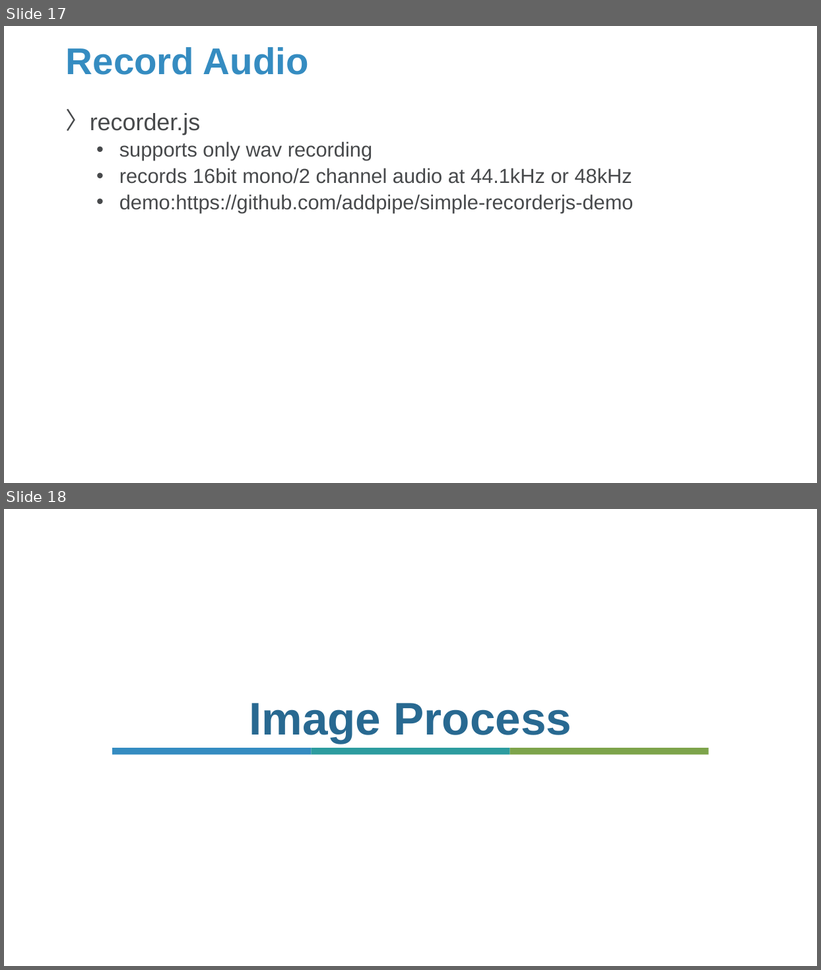
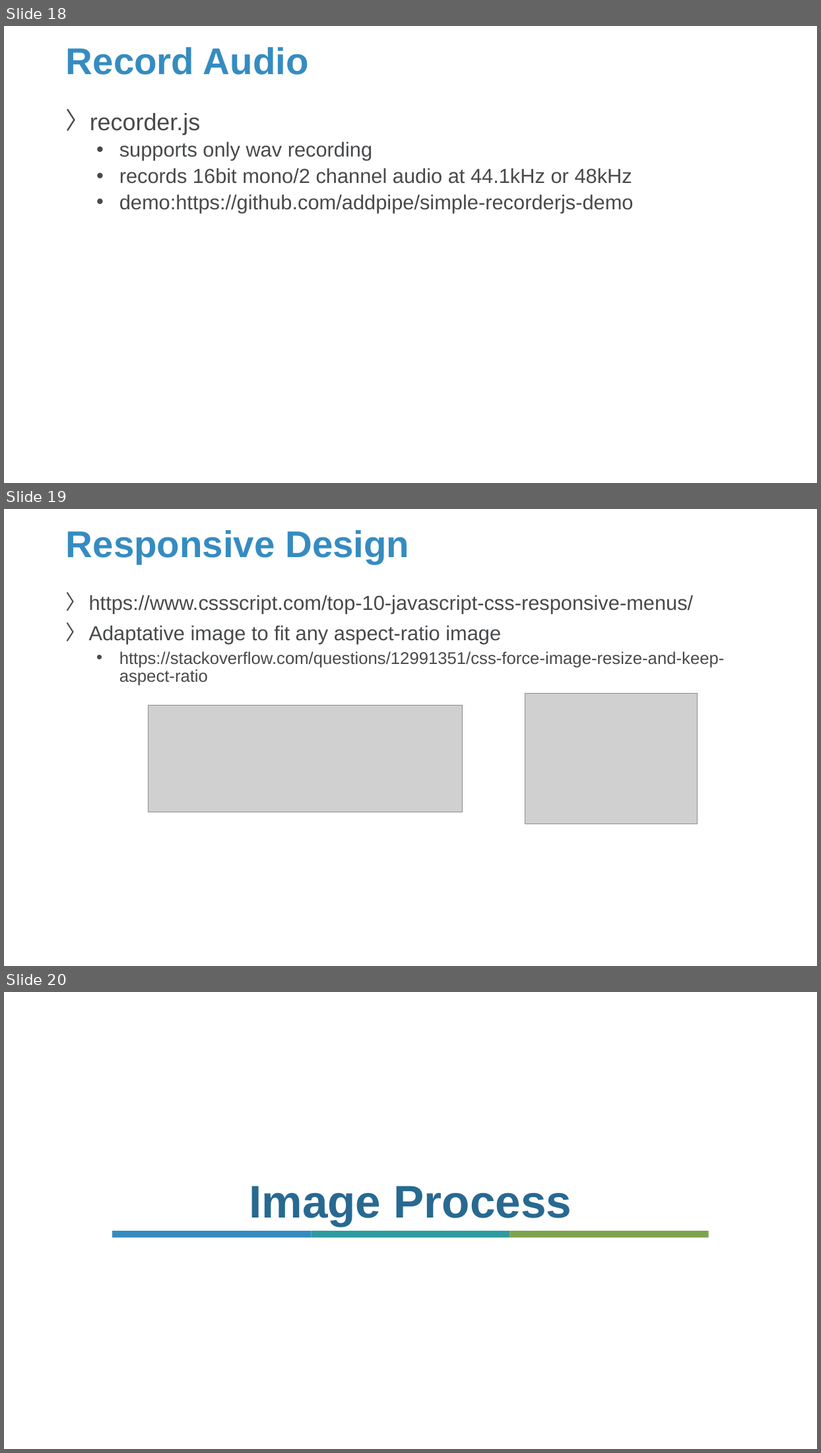
Before and after one commit to Sparks-Lu/TechNotes, a slide deck: Web/JavaScript-Notes.pptx. Shown one above the other, each under a label of ours: slides 17 and 18 before the commit, slides 18, 19 and 20 after it. The pictures are 821x970 and 821x1453 pixels, drawn with LibreOffice and Linux fonts; fonts in the diff are those of the drawing; grey boxes stand for pictures; background and template pictures are left out. Boxes give left, top, right and bottom in pixels: in the first picture for what was removed or moved away, otherwise in the second. Text is boxed around its words. In the diff, an @@ line names an element or a change of style, - is before the commit and + after.

```diff
--- a/Web/JavaScript-Notes.pptx
+++ b/Web/JavaScript-Notes.pptx
@@ slide 19 added at (4, 509, 817, 966), background picture (left out) @@
@@ title added at (66, 530, 409, 564), 44 pt, text #358CC1, bold @@
+Responsive Design
@@ text added at (89, 595, 725, 686), 24 pt, text #47494B @@
+〉 https://www.cssscript.com/top-10-javascript-css-responsive-menus/
+〉 Adaptative image to fit any aspect-ratio image
+  • https://stackoverflow.com/questions/12991351/css-force-image-resize-and-keep-aspect-ratio
@@ picture added at (148, 706, 463, 813) @@
@@ picture added at (525, 694, 698, 824) @@
@@ what was slide 17 is now slide 18 @@
@@ what was slide 18 is now slide 20 @@
```
Also in this commit, not shown: 2 slides changed, 2 other slides added, 12 other files.
